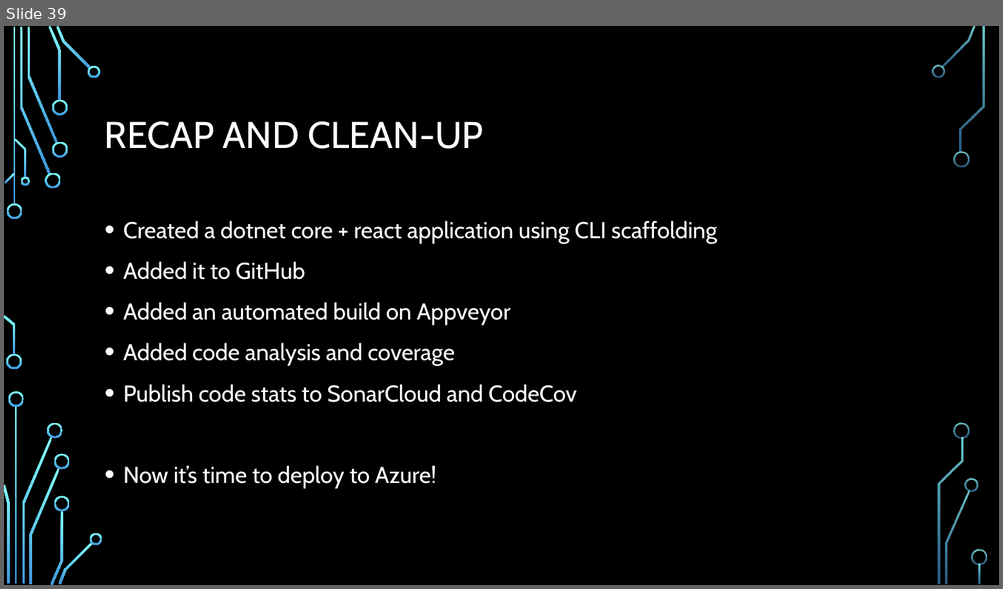
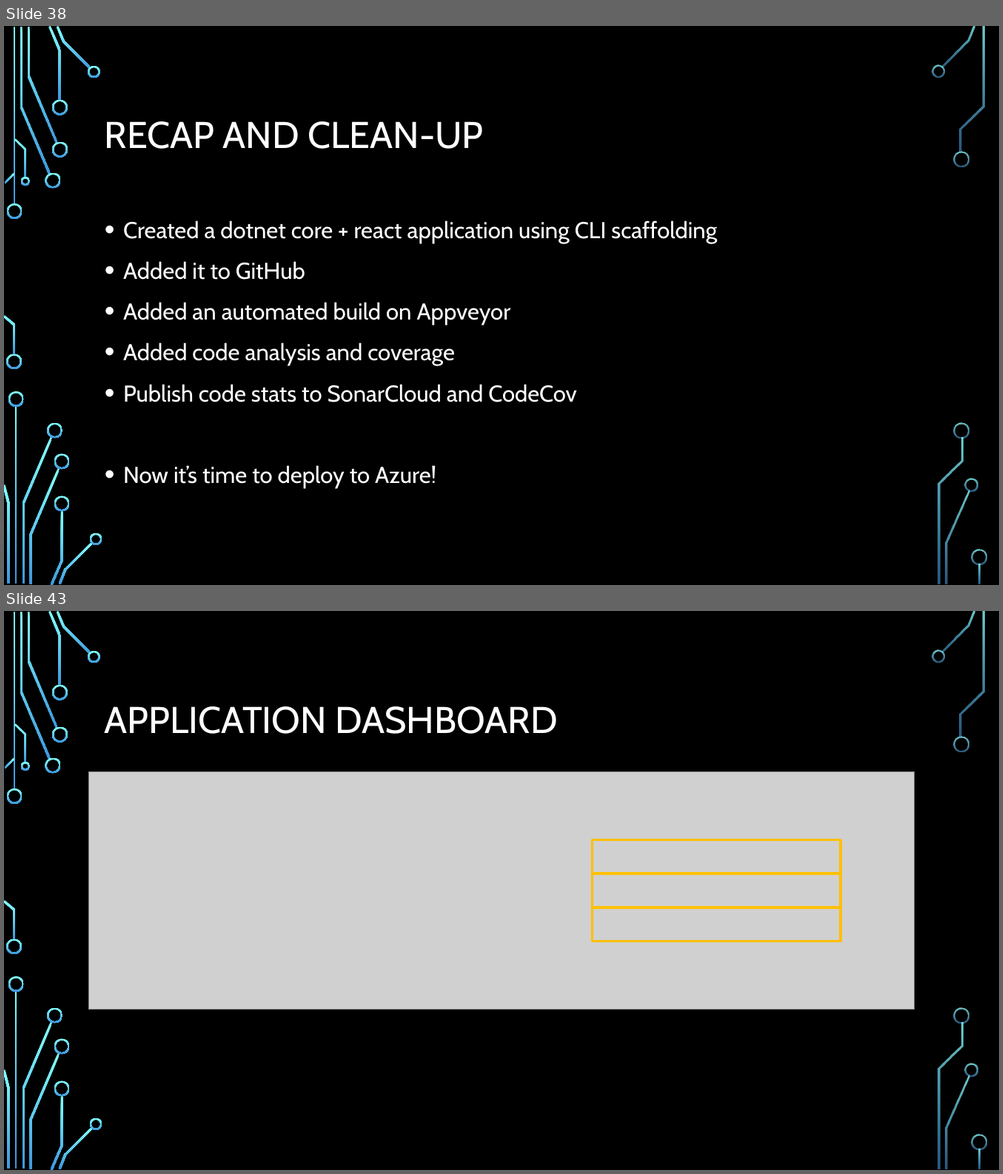
Before and after one commit to CedricAgoda/opensource-ci, a slide deck: Presentation/Full Open-Source CI.pptx. Shown one above the other, each under a label of ours: slide 39 before the commit, slides 38 and 43 after it; the slides between them are not shown. The pictures are 1003x589 and 1003x1174 pixels, drawn with LibreOffice and Linux fonts; fonts in the diff are those of the drawing; grey boxes stand for pictures; background and template pictures are left out. Boxes give left, top, right and bottom in pixels: in the first picture for what was removed or moved away, otherwise in the second. Text is boxed around its words. In the diff, an @@ line names an element or a change of style, - is before the commit and + after.

```diff
--- a/Presentation/Full Open-Source CI.pptx
+++ b/Presentation/Full Open-Source CI.pptx
@@ slide 43 added at (4,611,999,1170), background picture (left out); not listed: 36 template elements that a slide beside it also shows @@
@@ title added at (105,706,557,734), 36 pt, text #FFFFFF @@
+APPLICATION DASHBOARD
@@ picture added at (88,772,914,1009) @@
@@ rectangle added at (592,840,840,874), outline #FFC000 2.25 pt @@
@@ rectangle added at (592,874,840,907), outline #FFC000 2.25 pt @@
@@ rectangle added at (592,908,840,942), outline #FFC000 2.25 pt @@
@@ what was slide 39 is now slide 38 @@
```
Also in this commit, not shown: 6 slides changed, 4 other slides added, 5 slides removed, 4 other files.
